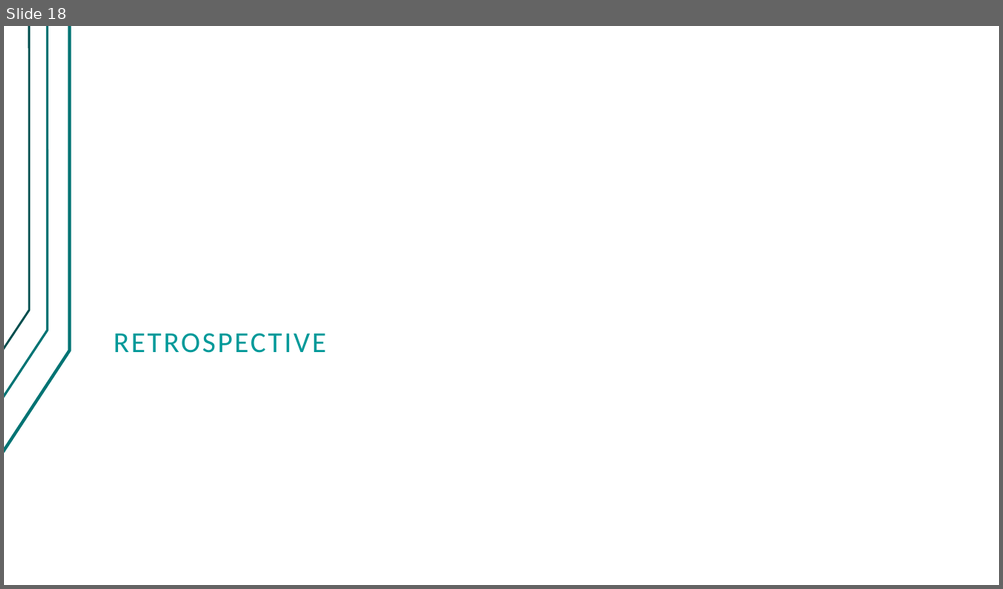
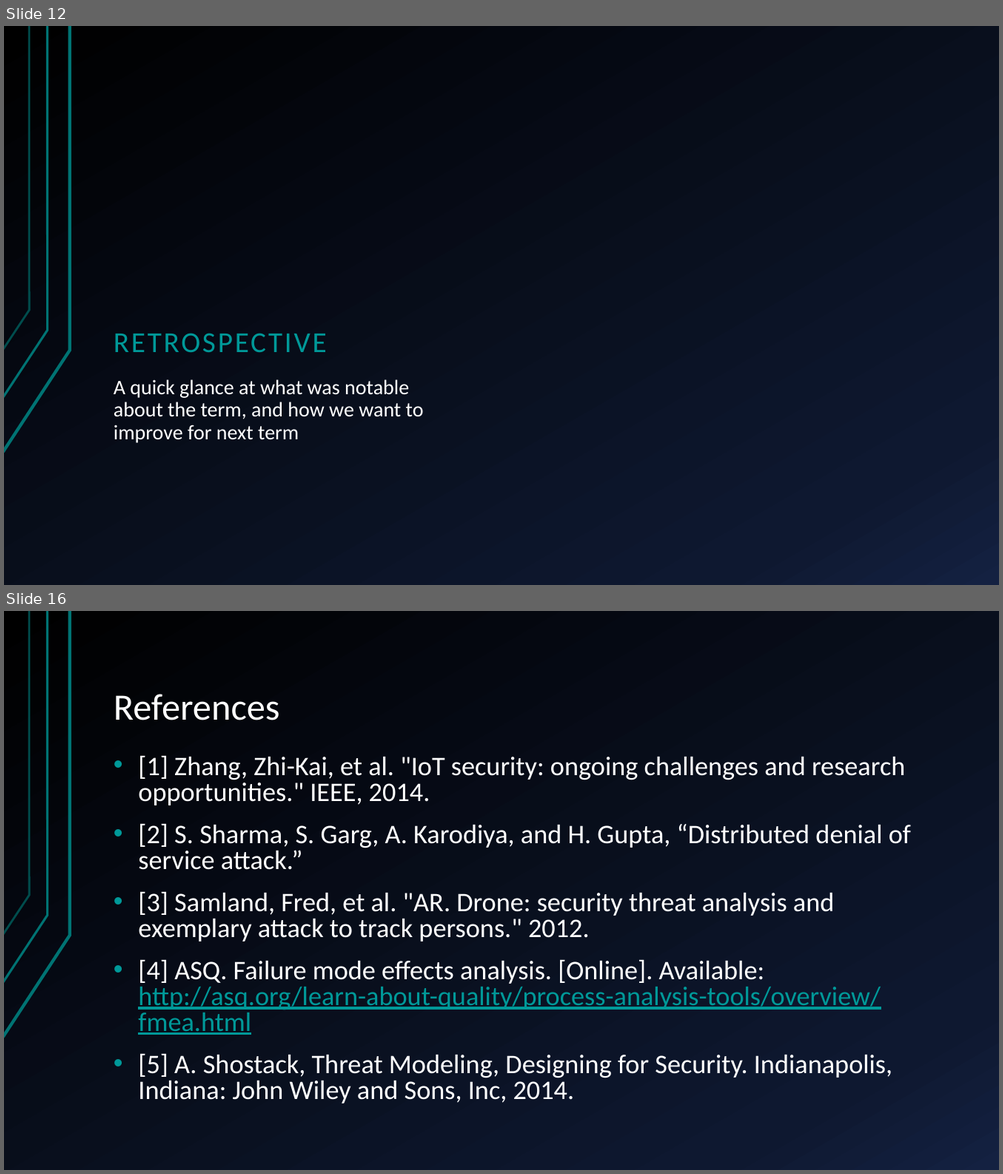
Before and after one commit to giacoppd/Security-For-Robotics, a slide deck: docs/progress_report/progress_report.pptx. Shown one above the other, each under a label of ours: slide 18 before the commit, slides 12 and 16 after it; the slides between them are not shown. The pictures are 1003x589 and 1003x1174 pixels, drawn with LibreOffice and Linux fonts; fonts in the diff are those of the drawing. Boxes give left, top, right and bottom in pixels: in the first picture for what was removed or moved away, otherwise in the second. Text is boxed around its words. In the diff, an @@ line names an element or a change of style, - is before the commit and + after.

```diff
--- a/docs/progress_report/progress_report.pptx
+++ b/docs/progress_report/progress_report.pptx
@@ slide 16 added at bbox=[4, 611, 999, 1170], background gradient #000000 to #0F1931 to #142242; not listed: 3 template elements that a slide beside it also shows @@
@@ title added at bbox=[114, 694, 280, 721], 36 pt, text #FFFFFF @@
+References
@@ text added at bbox=[138, 755, 910, 1104], 25.9 pt, text #FFFFFF @@
+• [1] Zhang, Zhi-Kai, et al. "IoT security: ongoing challenges and research opportunities." IEEE, 2014.
+• [2] S. Sharma, S. Garg, A. Karodiya, and H. Gupta, “Distributed denial of service attack.”
+• [3] Samland, Fred, et al. "AR. Drone: security threat analysis and exemplary attack to track persons." 2012.
+• [4] ASQ. Failure mode effects analysis. [Online]. Available: http://asq.org/learn-about-quality/process-analysis-tools/overview/fmea.html
+• [5] A. Shostack, Threat Modeling, Designing for Security. Indianapolis, Indiana: John Wiley and Sons, Inc, 2014.
@@ what was slide 18 is now slide 12 @@
@@ slide 12 changed as well @@
@@ background #FFFFFF to gradient #000000 to #0F1931 to #142242 @@
@@ freeform shape at bbox=[4, 26, 70, 453]: outline redrawn @@
@@ freeform shape at bbox=[4, 26, 47, 398]: outline #007373 2.24 pt to #007373 2.25 pt @@
@@ freeform shape at bbox=[4, 26, 29, 350]: outline #004D4D 2 pt to #007373 2 pt @@
@@ title "RETROSPECTIVE" at bbox=[114, 333, 327, 352]: line spacing 1 to 0.9 @@
@@ text added at bbox=[114, 380, 424, 443], 20 pt, text #FFFFFF @@
+A quick glance at what was notable about the term, and how we want to improve for next term
```
Also in this commit, not shown: 12 other slides changed, 2 other slides added, 8 slides removed.
